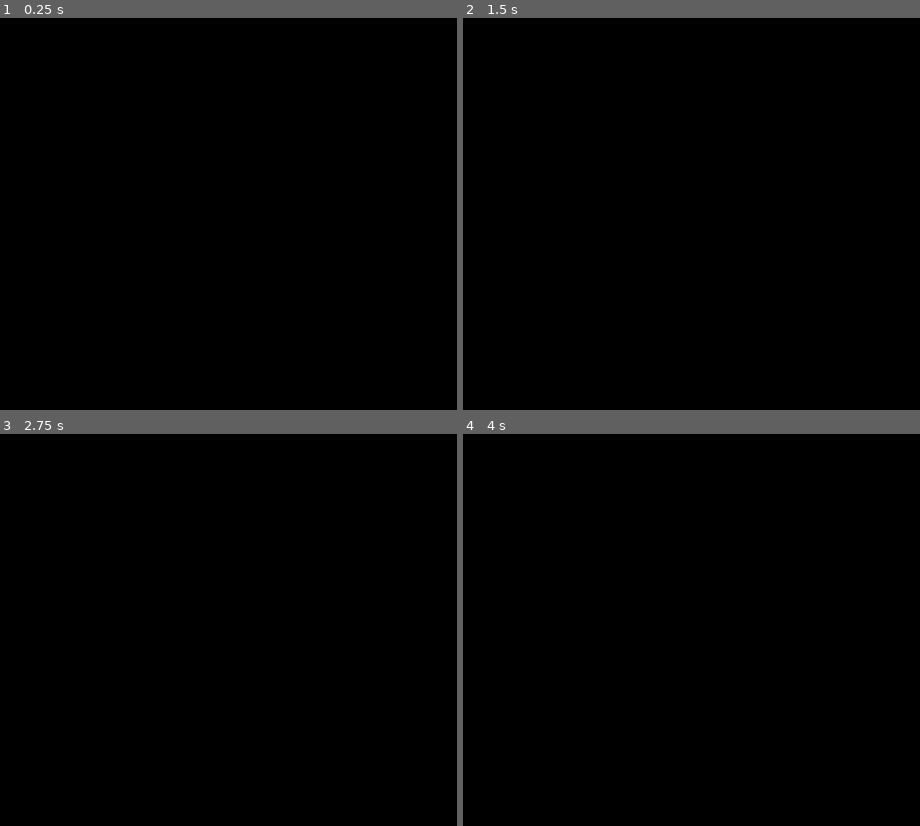
Above: before the commit, frames 1-4 (two rows, left to right).
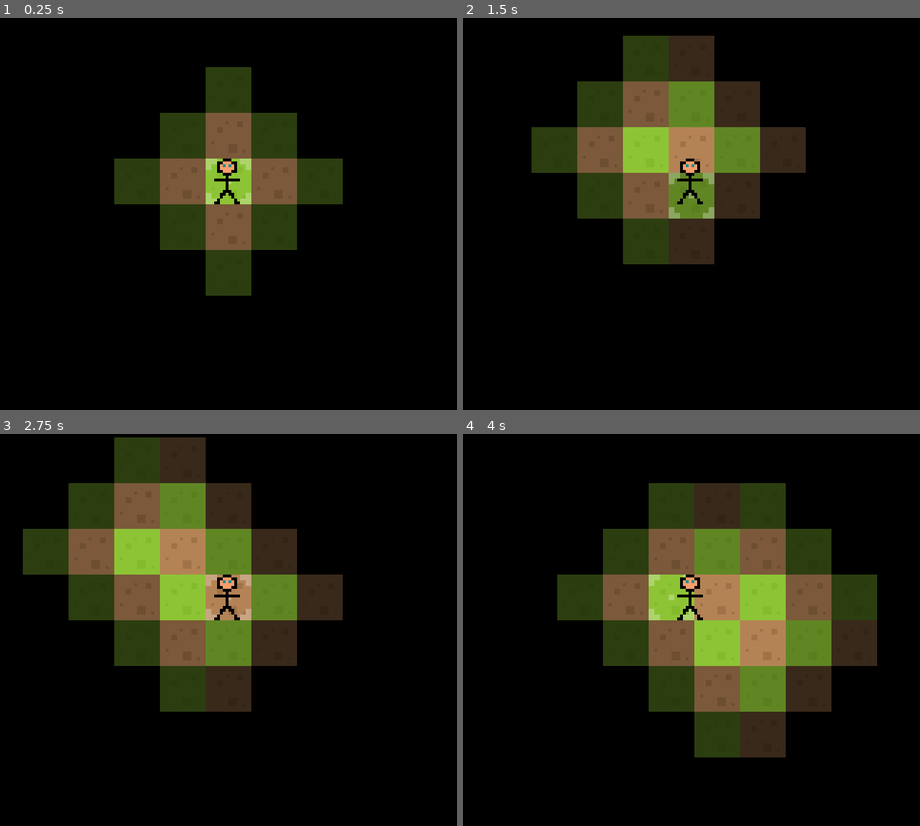
Above: after the commit, the same moments.

Repository: SebboScruff/GMTKJam-2025
Game: Godot game, scene res://scenes/levels/mechanics_testbed.tscn
Same seed, same stepped clock (60 frames per second), same inputs: the game is played once before the commit and once after it.
Inputs:
- Up to frame 1 (0.25 s): no input
- Up to frame 2 (1.5 s): tap Enter at 0.5 s; hold D (move_right) 0.53-1.28 s; tap Space at 1.25 s; hold S (move_down) from 1.28 s (still down)
- Up to frame 3 (2.75 s): tap Enter at 2 s; release S (move_down) at 2.03 s; hold D (move_right) from 2.03 s (still down)
- Up to frame 4 (4 s): tap Space at 2.75 s; release D (move_right) at 2.78 s; hold Up (move_up) 2.78-3.53 s; tap Enter at 3.5 s; hold Left (move_left) from 3.53 s (still down)

The runs differ from the first frame. In frame 1, 15% of the frame differs, in the area x 25-75%, y 12-71%; in frame 2, 21%; in frame 3, 28%; in frame 4, 31%, in the area x 20-91%, y 12-83%.
Error before the commit: Trying to assign value of type 'map.tscn::GDScript_3ltby' to a variable of type 'opacity_change_tilemap.gd'. (res://scenes/prefabs/map.gd:9)

Commit message:
Fog Reset is working!
probably a mega performance anchor but wcyd

Diff:
--- a/GMTK25_godot/scenes/levels/mechanics_testbed.tscn
+++ b/GMTK25_godot/scenes/levels/mechanics_testbed.tscn
@@ -14,8 +14,9 @@
 map_manager = NodePath("../Map")
 tilemap = NodePath("../Map/FullRevealLayer")
 
-[node name="BasicEnemy" parent="." instance=ExtResource("4_5k4b6")]
+[node name="BasicEnemy" parent="." node_paths=PackedStringArray("player") instance=ExtResource("4_5k4b6")]
 position = Vector2(-24, -24)
 courage_requirement = 15
+player = NodePath("../Player")
 
 [editable path="Map"]
--- a/GMTK25_godot/scenes/prefabs/map.gd
+++ b/GMTK25_godot/scenes/prefabs/map.gd
@@ -31,12 +31,20 @@
 
 ## This is called whenever the player has finished moving to a tile,
 ## and passes in their current location in tilemap co-ordinates.
+## Basically what happens here is the tilemaps for each fog layer are keeping a big list of
+## what opacity each tile should be (either 0 or 1 for transparent or opaque).
+## when the player moves, different tiles on different layers need to be cleared to give
+## the impression that the fog is lifting. This is performatively pretty expensive, especially as
+## the map gets bigger, but its probably the most straightforward way of making the change reversible.
 func update_fog(_current_player_tile:Vector2i) -> void:
 	print("Fog Manager: Player on space (%d, %d)"%[_current_player_tile.x, _current_player_tile.y])
 	# Player's tile needs to be cleared of all fog
-	fog_layer.set_cell(_current_player_tile, -1)
-	half_reveal_layer.set_cell(_current_player_tile, -1)
-	quarter_reveal_layer.set_cell(_current_player_tile, -1)
+	#fog_layer.set_cell(_current_player_tile, -1)
+	fog_layer.tile_alpha_values[_current_player_tile] = 0
+	#half_reveal_layer.set_cell(_current_player_tile, -1)
+	half_reveal_layer.tile_alpha_values[_current_player_tile] = 0
+	#quarter_reveal_layer.set_cell(_current_player_tile, -1)
+	quarter_reveal_layer.tile_alpha_values[_current_player_tile] = 0
 
 	# 4 Adjacent Spaces to player's tile need to be cleared of Full + Half Fog, leaving 1/4
 	var tiles_to_quarter = [
@@ -45,8 +53,10 @@
 		_current_player_tile + Vector2i(0,1),
 		_current_player_tile + Vector2i(0,-1)]
 	for t in tiles_to_quarter:
-		fog_layer.set_cell(t, -1)
-		half_reveal_layer.set_cell(t, -1)
+		#fog_layer.set_cell(t, -1)
+		fog_layer.tile_alpha_values[t] = 0
+		#half_reveal_layer.set_cell(t, -1)
+		half_reveal_layer.tile_alpha_values[t] = 0
 
 	# Outer Diamond needs to be cleared of Full Fog only, leaving Half-Fog
 	var tiles_to_half = [
@@ -60,11 +70,27 @@
 		_current_player_tile + Vector2i(-1,-1)]
 
 	for t in tiles_to_half:
-		var target_tile = _current_player_tile + t
-		fog_layer.set_cell(t, -1)
+		#fog_layer.set_cell(t, -1)
+		fog_layer.tile_alpha_values[t] = 0
+
+	# This is gonna get pretty expensive if the map gets really big.
+	# Ultimately if this game does get continued the whole fog system will have to be redone
+	# using shaders and stuff to be much more performative.
+	fog_layer.notify_runtime_tile_data_update()
+	half_reveal_layer.notify_runtime_tile_data_update()
+	quarter_reveal_layer.notify_runtime_tile_data_update()
 
 
 func reset_fog() -> void:
-	#1: Reset tile opacity on every tilemap layer
-	#2: Run Update Fog on the player's current location
-	pass
+	print("Fog Manager: Resetting Fog...")
+	# 1: Reset tile opacity on every tilemap layer
+	# reset_opacities() is a function that goes through every entry in the dictionary of
+	# tiles and sets the alpha back to 1.
+	fog_layer.reset_opacities()
+	half_reveal_layer.reset_opacities()
+	quarter_reveal_layer.reset_opacities()
+
+	#2: Clear the player's Visited Tiles.
+	player.on_map_fog_reset()
+	#3: Run Update Fog on the player's current location
+	update_fog(player.get_current_tile())
--- a/GMTK25_godot/scenes/prefabs/map.tscn
+++ b/GMTK25_godot/scenes/prefabs/map.tscn
@@ -1,22 +1,8 @@
-[gd_scene load_steps=5 format=4 uid="uid://c6276oj5nbcx5"]
+[gd_scene load_steps=4 format=4 uid="uid://c6276oj5nbcx5"]
 
 [ext_resource type="Script" uid="uid://bcfsa5i01f578" path="res://scenes/prefabs/map.gd" id="1_3ltby"]
 [ext_resource type="TileSet" uid="uid://kljbw6ac41il" path="res://assets/WoodlandTilemap.tres" id="2_3uig2"]
 [ext_resource type="Script" uid="uid://cf6lop0no1dfg" path="res://scenes/prefabs/opacity_change_tilemap.gd" id="3_3ltby"]
-
-[sub_resource type="GDScript" id="GDScript_3ltby"]
-script/source = "extends TileMapLayer
-
-
-# Called when the node enters the scene tree for the first time.
-func _ready() -> void:
-	pass # Replace with function body.
-
-
-# Called every frame. 'delta' is the elapsed time since the previous frame.
-func _process(delta: float) -> void:
-	pass
-"
 
 [node name="Map" type="Node2D"]
 script = ExtResource("1_3ltby")
@@ -24,7 +10,6 @@
 [node name="FullRevealLayer" type="TileMapLayer" parent="."]
 tile_map_data = PackedByteArray("AADz//r/AQAHAAAAAADz//v/AQAHAAAAAADz//z/AQAHAAAAAADz//3/AQAHAAAAAADz//7/AQAHAAAAAADz// …(5536 unchanged characters)…
 tile_set = ExtResource("2_3uig2")
-script = ExtResource("3_3ltby")
 
 [node name="QuarterRevealLayer" type="TileMapLayer" parent="."]
 tile_map_data = PackedByteArray("AADz//r/AwAHAAAAAADz//v/AwAHAAAAAADz//z/AwAHAAAAAADz//3/AwAHAAAAAADz//7/AwAHAAAAAADz// …(5536 unchanged characters)…
@@ -35,9 +20,10 @@
 z_index = 2
 tile_map_data = PackedByteArray("AAD0//v/AAAGAAAAAAD1//z/AAAGAAAAAAD0//3/AAAGAAAAAAD2//v/AAAGAAAAAAD2//3/AAAGAAAAAAD3// …(5536 unchanged characters)…
 tile_set = ExtResource("2_3uig2")
-script = SubResource("GDScript_3ltby")
+script = ExtResource("3_3ltby")
 
 [node name="FogLayer" type="TileMapLayer" parent="."]
 z_index = 3
 tile_map_data = PackedByteArray("AADz//r/BAAHAAEAAADz//v/BAAHAAEAAADz//z/BAAHAAEAAADz//3/BAAHAAEAAADz//7/BAAHAAEAAADz// …(5536 unchanged characters)…
 tile_set = ExtResource("2_3uig2")
+script = ExtResource("3_3ltby")
--- a/GMTK25_godot/scenes/prefabs/opacity_change_tilemap.gd
+++ b/GMTK25_godot/scenes/prefabs/opacity_change_tilemap.gd
@@ -13,3 +13,4 @@
 	for k in tile_alpha_values.keys():
 		tile_alpha_values[k] = 1.0
 	notify_runtime_tile_data_update()
+	#tile_alpha_values.clear()
--- a/GMTK25_godot/scenes/prefabs/player.gd
+++ b/GMTK25_godot/scenes/prefabs/player.gd
@@ -162,3 +162,7 @@
 
 func get_current_tile() -> Vector2i:
 	return tilemap.local_to_map(global_position)
+
+func on_map_fog_reset() -> void:
+	tiles_visited.clear()
+	tiles_visited.append(get_current_tile())
